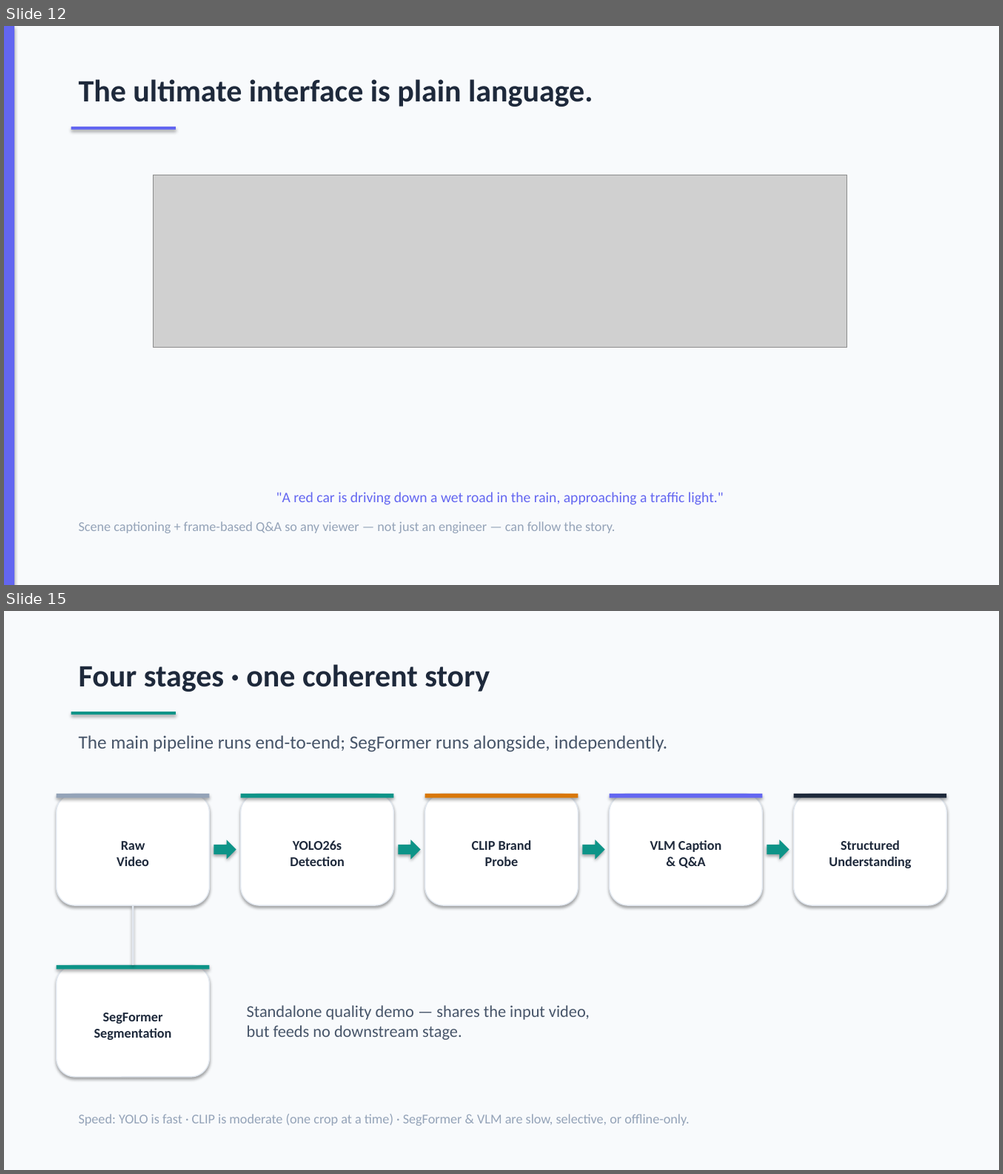
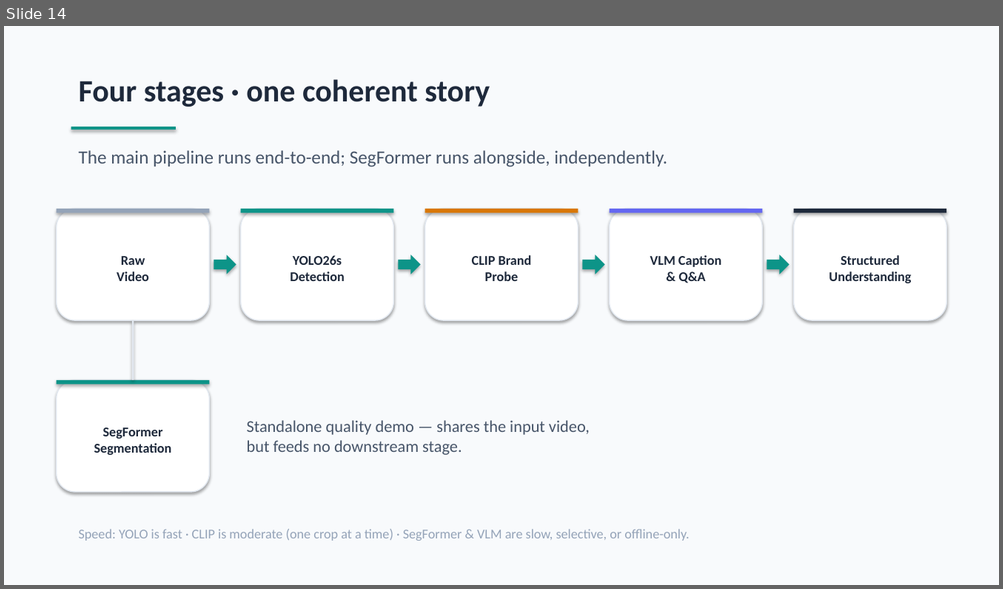
Before and after one commit to dydy2010/computer_vision_hslu_2026, a slide deck: Computer_Vision_Presentation.pptx. Shown one above the other, each under a label of ours: slides 12 and 15 before the commit, slide 14 after it; the slides between them are not shown. The pictures are 1003x1174 and 1003x589 pixels, drawn with LibreOffice and Linux fonts; fonts in the diff are those of the drawing; grey boxes stand for pictures. Boxes give left, top, right and bottom in pixels: in the first picture for what was removed or moved away, otherwise in the second. Text is boxed around its words. In the diff, an @@ line names an element or a change of style, - is before the commit and + after.

```diff
--- a/Computer_Vision_Presentation.pptx
+++ b/Computer_Vision_Presentation.pptx
@@ slide 12 removed at [4, 26, 999, 585], background #F8FAFC @@
@@ rectangle removed at [4, 26, 14, 585] @@
@@ text removed at [79, 79, 592, 107] @@
-The ultimate interface is plain language.
@@ rectangle removed at [71, 127, 176, 130] @@
@@ picture removed at [153, 175, 847, 348] @@
@@ text removed at [276, 492, 723, 506] @@
-"A red car is driving down a wet road in the rain, approaching a traffic light."
@@ text removed at [79, 522, 614, 534] @@
-Scene captioning + frame-based Q&A so any viewer — not just an engineer — can follow the story.
@@ what was slide 15 is now slide 14 @@
```
Also in this commit, not shown: 5 slides changed, 1 slide added, 1 other slide removed, 3 other files.
